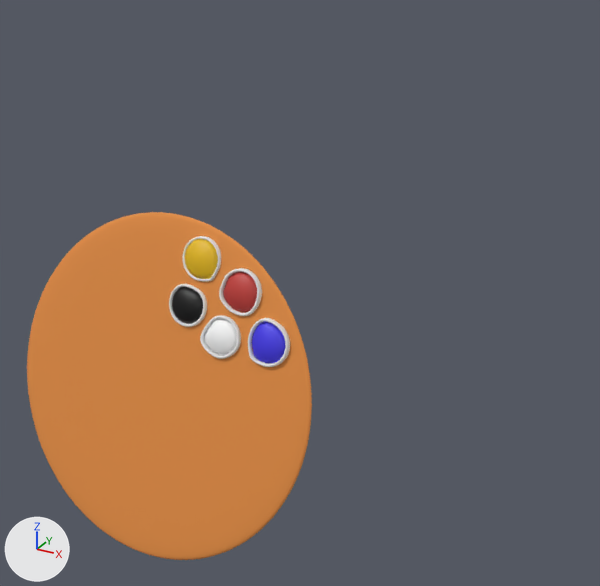
A saved change to the FBX model Assets/Models/paintPallet.fbx.
Before and after are seen from a 50 mm camera at (4.43, -10.81, 2.5) aimed at (-0.94, -1.06, -2.38). The axes (+X, +Y, +Z) are drawn at lower left. The lights are the same throughout. Where no turn or scale is listed for an object, it has been applied to the vertices.
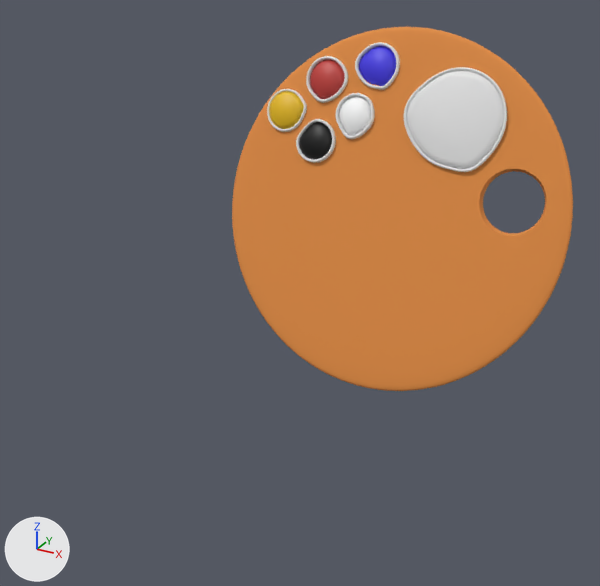
The change, as a list of edits to the scene's bpy script:
```text
Change me_circle_003:
    remove me_circle_003.from_pydata(...)  # 5602 vertices, 5600 faces; spans x -2.58..2.59, y -1.01..0.56, z -3.7..1.24
    add me_circle_003.from_pydata(...)  # 4387 vertices, 4691 faces; spans x -2.58..2.59, y -1.01..0.56, z -3.7..1.24
    me_circle_003 part 1: 70 vertices moved within x -2.53..2.57, y -0.99..0.54, z -3.67..1.24; 1405 vertices removed from x -2.58..2.59, y -1.01..0.55, z -3.7..1.24; 190 vertices added at x 1.34..2.23, y -0.31..0.08, z -1.29..-0.41
Change me_circle_016:
    where me_circle_016.from_pydata(...)  # 102 vertices, 80 faces; spans x 0.278..0.858, y 0.174..0.469, z 0.455..1.02
    me_circle_016 part 10: the whole mesh is multiplied about its middle by the matrix ((0.409, -0.272, -0.871), (0.283, 0.945, -0.162), (0.868, -0.18, 0.463)), then moved by (-2.37, -0.234, -0.744)
Change me_circle_062:
    where me_circle_062.from_pydata(...)  # 2900 vertices, 2800 faces; spans x 0.737..1.382, y -0.137..0.132, z -0.531..0.063
    me_circle_062 part 9: the whole mesh is multiplied about its middle by the matrix ((0.409, -0.272, -0.871), (0.283, 0.945, -0.162), (0.868, -0.18, 0.463)), then moved by (-1.726, 0.08, 0.262)
Change me_circle_012:
    where me_circle_012.from_pydata(...)  # 100 vertices, 77 faces; spans x 0.764..1.353, y -0.123..0.153, z -0.503..0.026
    me_circle_012 part 11: the whole mesh is multiplied about its middle by the matrix ((0.409, -0.272, -0.871), (0.283, 0.945, -0.162), (0.868, -0.18, 0.463)), then moved by (-1.726, 0.079, 0.261)
Change me_circle_060:
    where me_circle_060.from_pydata(...)  # 2900 vertices, 2800 faces; spans x 0.945..1.601, y 0.072..0.344, z 0.099..0.736
    me_circle_060 part 4: the whole mesh is multiplied about its middle by the matrix ((0.409, -0.272, -0.871), (0.283, 0.945, -0.162), (0.868, -0.18, 0.463)), then moved by (-2.477, 0.023, 0.059)
Change me_circle_015:
    where me_circle_015.from_pydata(...)  # 100 vertices, 77 faces; spans x 0.972..1.572, y 0.086..0.372, z 0.127..0.696
    me_circle_015 part 3: the whole mesh is multiplied about its middle by the matrix ((0.409, -0.272, -0.871), (0.283, 0.945, -0.162), (0.868, -0.18, 0.463)), then moved by (-2.476, 0.022, 0.058)
Change me_circle_014:
    where me_circle_014.from_pydata(...)  # 100 vertices, 77 faces; spans x 1.532..2.112, y -0.099..0.195, z -0.45..0.13
    me_circle_014 part 8: the whole mesh is multiplied about its middle by the matrix ((0.409, -0.272, -0.871), (0.283, 0.945, -0.162), (0.868, -0.18, 0.463)), then moved by (-2.254, 0.28, 0.875)
Change me_circle_061:
    where me_circle_061.from_pydata(...)  # 2900 vertices, 2800 faces; spans x 1.504..2.141, y -0.11..0.162, z -0.48..0.172
    me_circle_061 part 6: the whole mesh is multiplied about its middle by the matrix ((0.409, -0.272, -0.871), (0.283, 0.945, -0.162), (0.868, -0.18, 0.463)), then moved by (-2.254, 0.281, 0.876)
Change me_circle_063:
    where me_circle_063.from_pydata(...)  # 2900 vertices, 2800 faces; spans x 0.128..0.765, y -0.037..0.236, z -0.224..0.368
    me_circle_063 part 7: the whole mesh is multiplied about its middle by the matrix ((0.409, -0.272, -0.871), (0.283, 0.945, -0.162), (0.868, -0.18, 0.463)), then moved by (-1.657, -0.149, -0.453)
Change me_circle_059:
    where me_circle_059.from_pydata(...)  # 1352 vertices, 1248 faces; spans x 0.249..0.886, y 0.185..0.454, z 0.428..1.047
    me_circle_059 part 2: the whole mesh is multiplied about its middle by the matrix ((0.409, -0.272, -0.871), (0.283, 0.945, -0.162), (0.868, -0.18, 0.463)), then moved by (-2.368, -0.235, -0.745)
Change me_circle_011:
    where me_circle_011.from_pydata(...)  # 100 vertices, 77 faces; spans x 0.153..0.733, y -0.041..0.242, z -0.195..0.331
    me_circle_011 part 5: the whole mesh is multiplied about its middle by the matrix ((0.409, -0.272, -0.871), (0.283, 0.945, -0.162), (0.868, -0.18, 0.463)), then moved by (-1.652, -0.149, -0.453)
Change ob_circle_003:
    ob_circle_003.location: (-2.64, -2.18, -2.52) -> (0.0, 0.0, 0.0)
Change ob_circle_033:
    ob_circle_033.location: (-2.64, -2.18, -2.52) -> (0.0, 0.0, 0.0)
Change ob_circle_052:
    ob_circle_052.location: (-2.64, -2.18, -2.52) -> (0.0, 0.0, 0.0)
Change ob_circle_029:
    ob_circle_029.location: (-2.64, -2.18, -2.52) -> (0.0, 0.0, 0.0)
Change ob_circle_034:
    ob_circle_034.location: (-2.64, -2.18, -2.52) -> (0.0, 0.0, 0.0)
Change ob_circle_032:
    ob_circle_032.location: (-2.64, -2.18, -2.52) -> (0.0, 0.0, 0.0)
Change ob_circle_031:
    ob_circle_031.location: (-2.64, -2.18, -2.52) -> (0.0, 0.0, 0.0)
Change ob_circle_051:
    ob_circle_051.location: (-2.64, -2.18, -2.52) -> (0.0, 0.0, 0.0)
Change ob_circle_053:
    ob_circle_053.location: (-2.64, -2.18, -2.52) -> (0.0, 0.0, 0.0)
Change ob_circle_030:
    ob_circle_030.location: (-2.64, -2.18, -2.52) -> (0.0, 0.0, 0.0)
Change ob_circle_028:
    ob_circle_028.location: (-2.64, -2.18, -2.52) -> (0.0, 0.0, 0.0)
Add ob_circle_041:
    ob_circle_041 = bpy.data.objects.new('Circle.041', me_circle_020)  # 75 vertices, 52 faces; spans x 0.116..1.503, y -0.13..0.317, z -0.51..0.75; in mat_material_022 (white #e7e7e7)
    ob_circle_041.location = (0.0, 0.0, 0.0)
Add ob_circle_006:
    ob_circle_006 = bpy.data.objects.new('Circle.006', me_circle_052)  # 2900 vertices, 2800 faces; spans x 0.094..1.53, y -0.145..0.49, z -0.575..0.788; in mat_material_022 (white #e7e7e7)
    ob_circle_006.location = (0.0, 0.0, 0.0)
```

What differs and where, as boxes [x1, y1, x2, y2] in the pictures (600 x 586 px):
'Circle.003', reshaped, moved (20% wider): before [27, 212, 312, 560]; after [232, 27, 573, 391]
'Circle.041', added: after [407, 71, 504, 169]
'Circle.031', reshaped, moved (12% wider): before [252, 322, 285, 363]; after [359, 46, 396, 86]
'Circle.032', reshaped, moved: before [223, 272, 257, 312]; after [310, 60, 345, 99]
'Circle.033', reshaped, moved: before [185, 239, 218, 279]; after [269, 91, 304, 129]
'Circle.029', reshaped, moved (11% taller): before [204, 319, 237, 355]; after [339, 96, 371, 136]
'Circle.028', reshaped, moved (6% wider): before [172, 287, 203, 324]; after [299, 122, 332, 160]
'Circle.051', reshaped, moved (7% wider): before [248, 318, 290, 367]; after [355, 42, 400, 90]
'Circle.006', added: after [404, 67, 507, 172]
'Circle.034', reshaped, moved: before [219, 268, 262, 316]; after [306, 56, 348, 103]
'Circle.052', reshaped, moved: before [200, 315, 241, 359]; after [335, 93, 375, 139]
'Circle.053', reshaped, moved: before [169, 284, 207, 327]; after [296, 119, 336, 163]
'Circle.030', reshaped, moved (6% shorter): before [182, 236, 221, 282]; after [267, 89, 307, 132]
part 1 of me_circle_003, cut back: before [27, 212, 312, 560]; after [232, 28, 571, 391]
